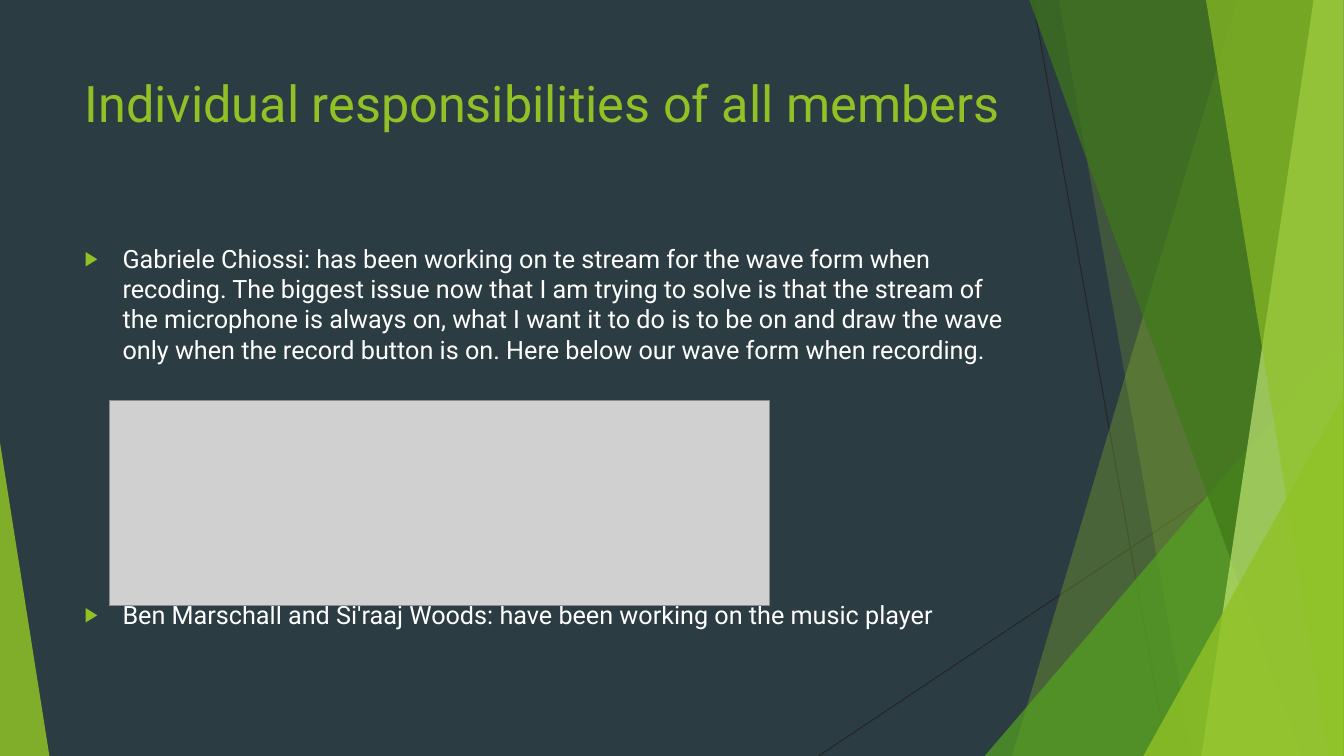
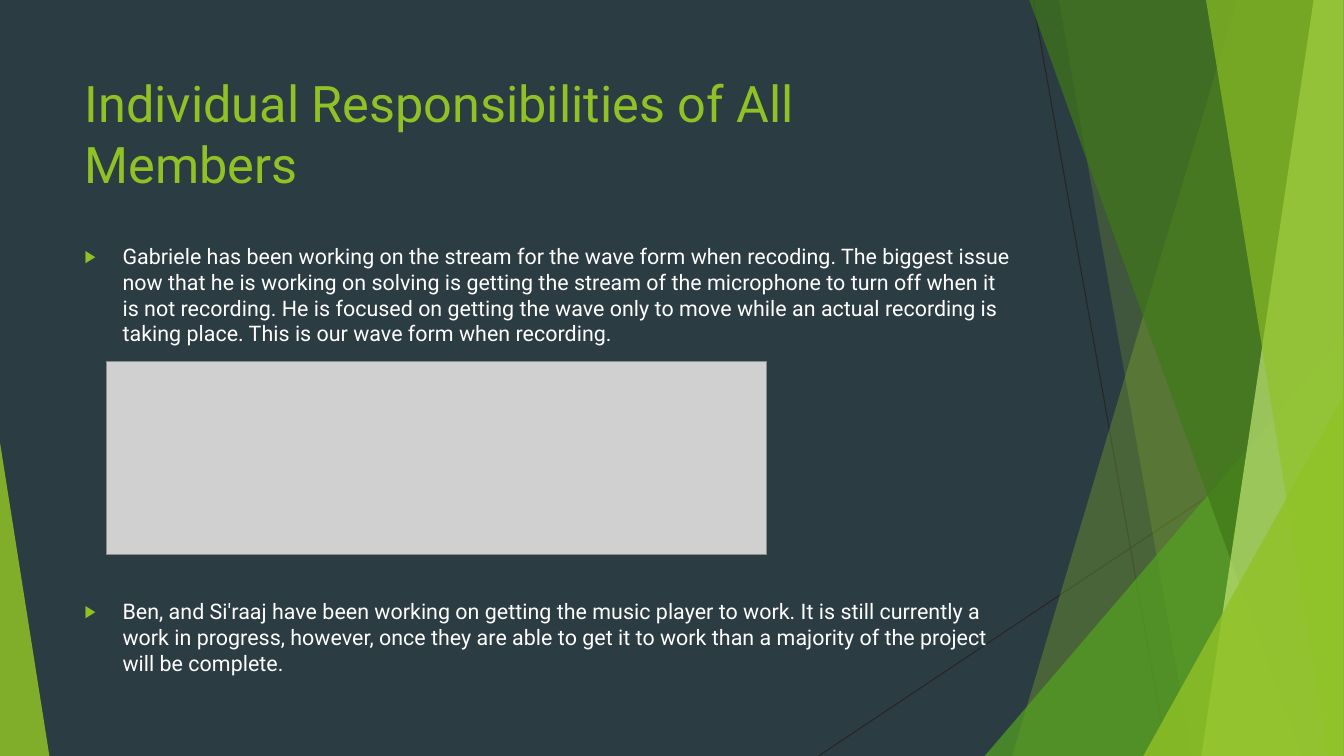
Before and after one commit to gabrielechiossi/CS-3560-PROJECT, a slide deck: slide 3 of Milestone 2.pptx. Drawn at 1344x756 pixels with LibreOffice and Linux fonts; fonts in the diff are those of the drawing; grey boxes stand for pictures. Boxes give left, top, right and bottom in pixels: in the first picture for what was removed or moved away, otherwise in the second. Text is boxed around its words. In the diff, an @@ line names an element or a change of style, - is before the commit and + after.

```diff
--- a/Milestone 2.pptx
+++ b/Milestone 2.pptx
@@ title at bbox=[85, 84, 793, 184]: text changed @@
-Individual responsibilities of all members
+Individual Responsibilities of All Members
@@ text at bbox=[123, 247, 1010, 676]: text changed; size 18 to 15.3 pt @@
-▶ Gabriele Chiossi: has been working on te stream for the wave form when recoding. The biggest issue now that I am trying to solve is that the stream of the microphone is always on, what I want it to do is to be on and draw the wave only when the record button is on. Here below our wave form when recording.
-▶ Ben Marschall and Si'raaj Woods: have been working on the music player
+▶ Gabriele has been working on the stream for the wave form when recoding. The biggest issue now that he is working on solving is getting the stream of the microphone to turn off when it is not recording. He is focused on getting the wave only to move while an actual recording is taking place. This is our wave form when recording.
+▶ Ben, and Si'raaj have been working on getting the music player to work. It is still currently a work in progress, however, once they are able to get it to work than a majority of the project will be complete.
@@ picture: place and size @@
-picture at bbox=[110, 400, 770, 605]
+picture at bbox=[107, 362, 767, 556]
```
Also in this commit, not shown: 4 other slides changed, 1 slide added.
